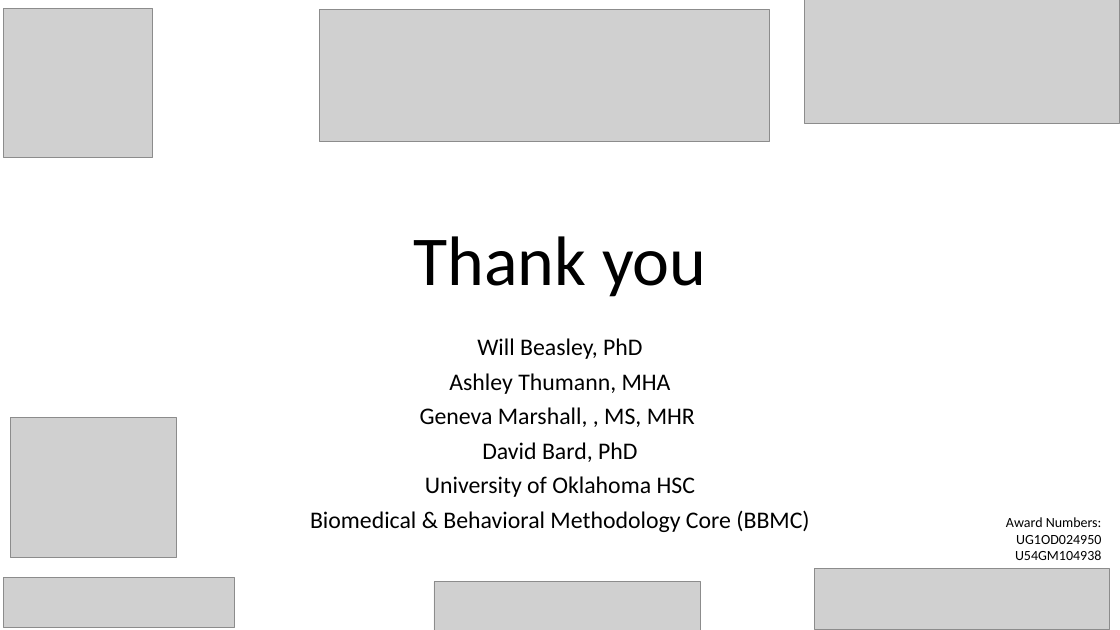
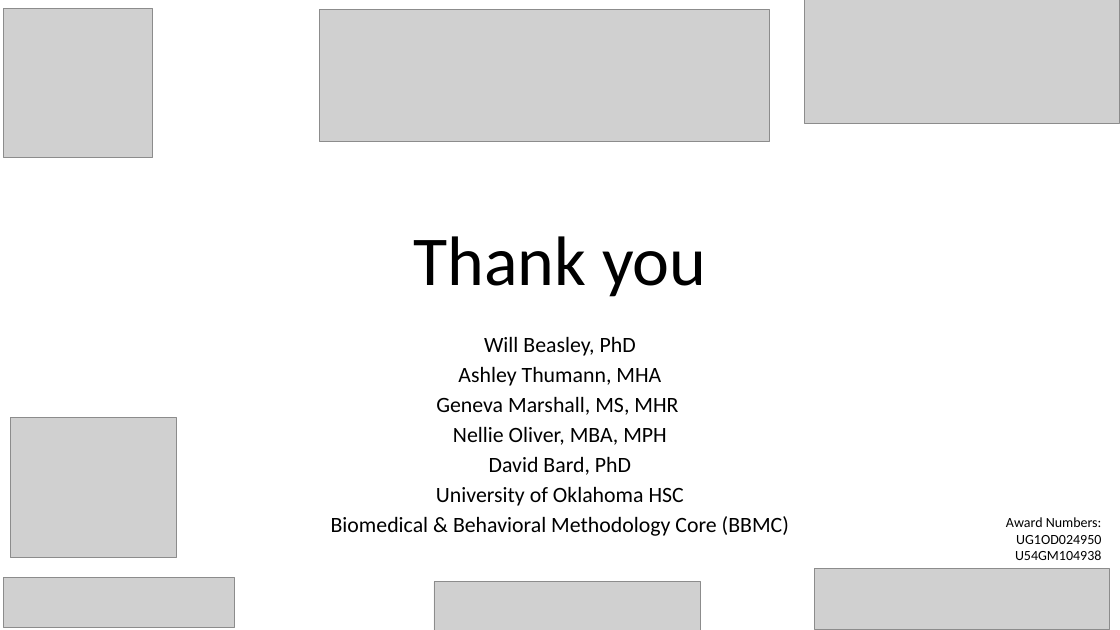
Before and after one commit to OuhscBbmc/prairie-outpost-public, a slide deck: slide 22 of publications/presentation-2021-09-pharmacy/crdw-2021-09.pptx. Drawn at 1120x630 pixels with LibreOffice and Linux fonts; fonts in the diff are those of the drawing; grey boxes stand for pictures; background and template pictures are left out. Boxes give left, top, right and bottom in pixels: in the first picture for what was removed or moved away, otherwise in the second. Text is boxed around its words. In the diff, an @@ line names an element or a change of style, - is before the commit and + after.

```diff
--- a/publications/presentation-2021-09-pharmacy/crdw-2021-09.pptx
+++ b/publications/presentation-2021-09-pharmacy/crdw-2021-09.pptx
@@ subtitle at (x1=331, y1=337, x2=789, y2=536): size 20.4 to 18.7 pt in "Will Beasley, PhD", "Ashley Thumann, MHA", "David Bard, PhD", "University of Oklahoma HSC" and 1 more places; line spacing 0.8 to 0.7 @@
@@ subtitle at (x1=436, y1=397, x2=678, y2=445): text changed; size 20.4 to 18.7 pt @@
-Geneva Marshall, , MS, MHR
+Geneva Marshall, MS, MHR
+Nellie Oliver, MBA, MPH
```
Also in this commit, not shown: 3 other slides changed.
